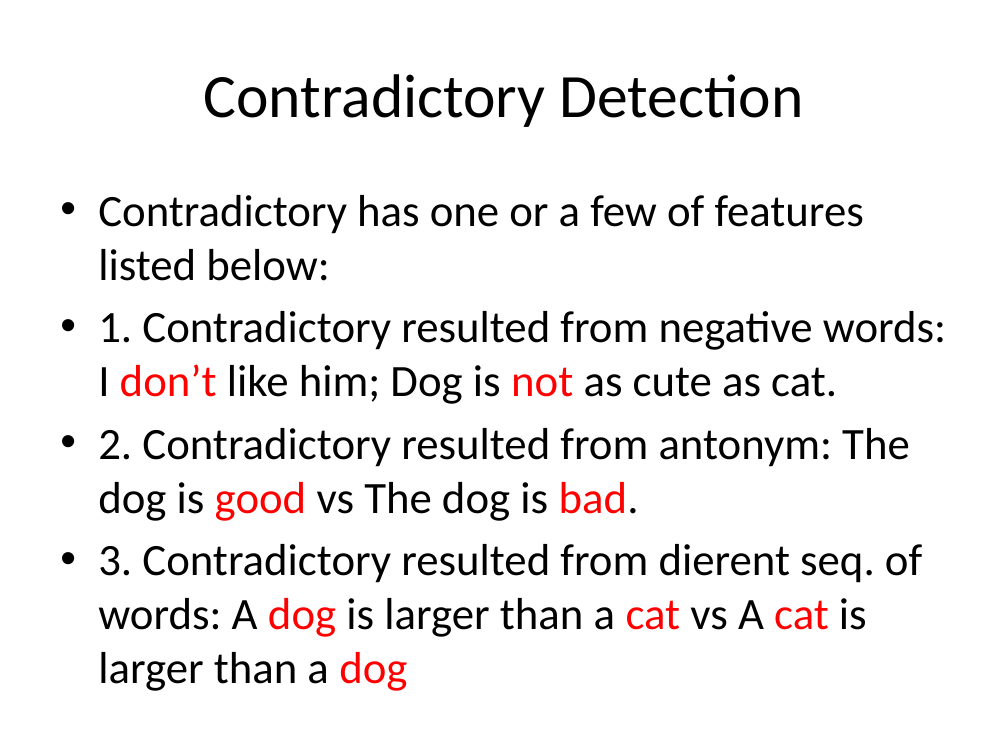
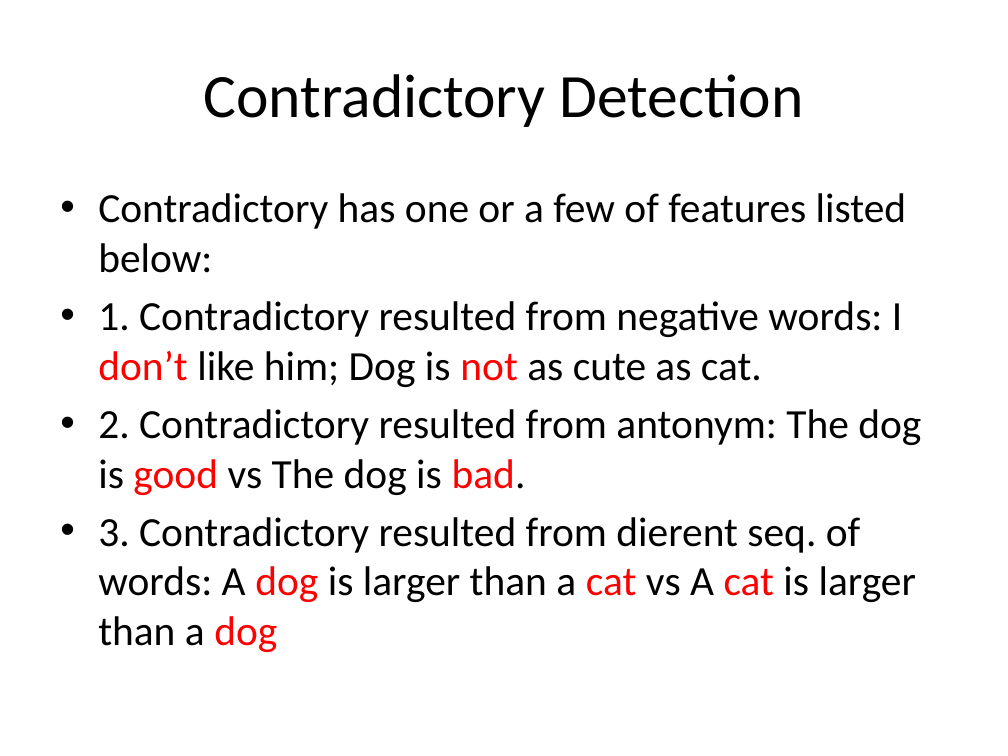
Before and after one commit to dx88968/SRA, a slide deck: slide 6 of Report/NLP.pptx (slide 7 before the commit). Drawn at 1008x756 pixels with LibreOffice and Linux fonts; fonts in the diff are those of the drawing. Boxes give left, top, right and bottom in pixels: in the first picture for what was removed or moved away, otherwise in the second. Text is boxed around its words. In the diff, an @@ line names an element or a change of style, - is before the commit and + after.

```diff
--- a/Report/NLP.pptx
+++ b/Report/NLP.pptx
@@ text "Contradictory has one or a ..." at (x1=98, y1=193, x2=921, y2=652): size 32 to 29.6 pt @@
```
Also in this commit, not shown: 2 other slides changed, 2 slides added.
